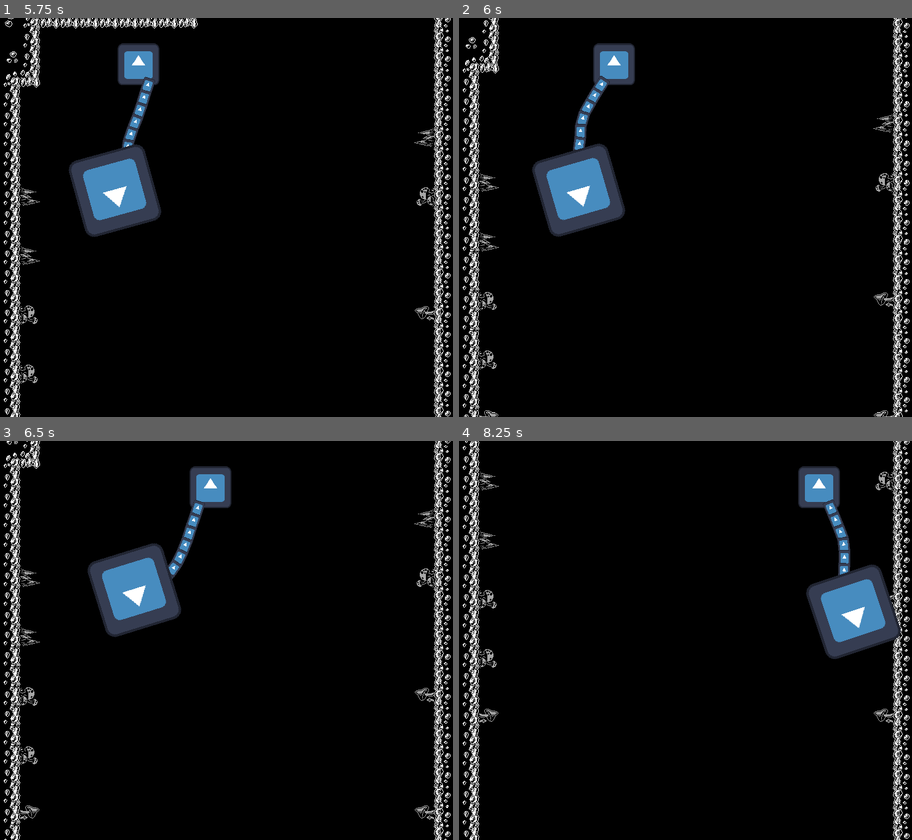
Above: before the commit, frames 1-4 (two rows, left to right).
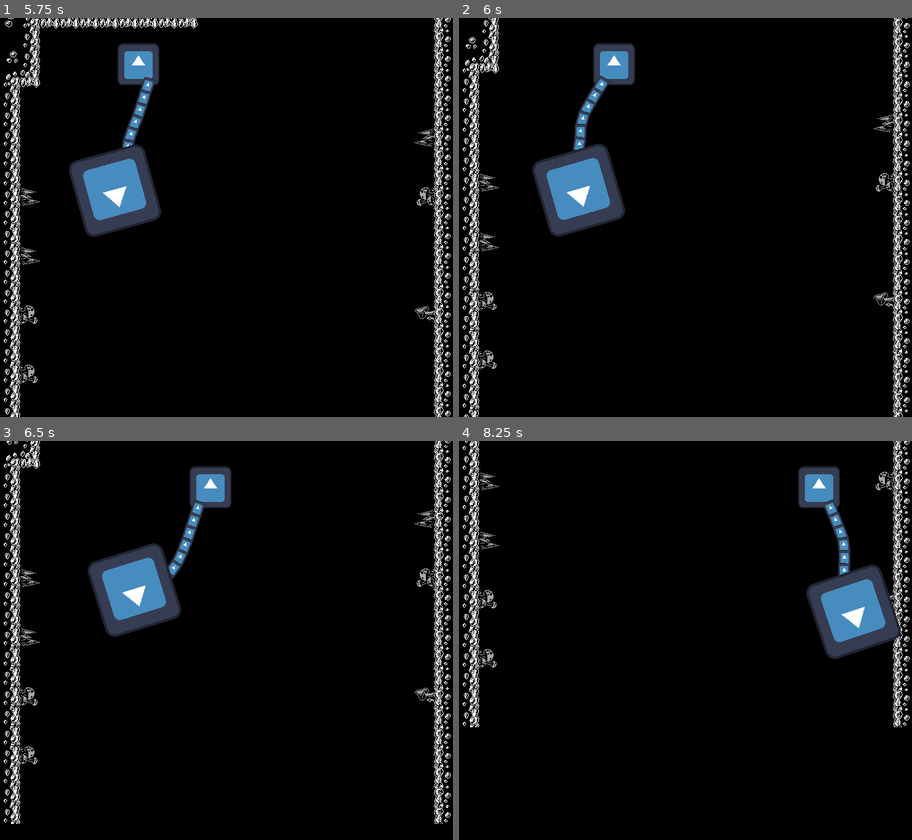
Above: after the commit, the same moments.

Repository: panorb/ludum-dare-57
Game: Godot game, scene res://world.tscn
The game is run twice, just before and just after one commit, with the same random seed, the same clock (stepped at 60 frames per second) and the same inputs. The engine's default icon, where the game draws it, is replaced by a stand-in: a white triangle on a blue panel in a dark square.
Inputs:
- Up to frame 1 (5.75 s): hold Right (ui_right) 0.53-1.28 s; hold Left (ui_left) 1.28-2.03 s; hold Right (ui_right) 2.03-3.53 s; hold Left (ui_left) from 3.53 s (still down)
- Up to frame 2 (6 s): release Left (ui_left) at 5.78 s; hold Right (ui_right) from 5.78 s (still down)
- Up to frame 3 (6.5 s): keep holding Right (ui_right)
- Up to frame 4 (8.25 s): release Right (ui_right) at 8.03 s; hold Left (ui_left) from 8.03 s (still down)

Frame 1 is identical in both runs. In frame 2, less than 0.1% of the frame differs, in the area x 4-96%, y 98-100%; in frame 3, 0.2%; in frame 4, 0.8%, in the area x 0-100%, y 67-100%.

Commit message:
Rename died event

Diff:
--- a/godot/bucket/robot.gd
+++ b/godot/bucket/robot.gd
@@ -4,7 +4,7 @@
 @onready var rope_ancer : Node2D = %RopeAncer;
 
 signal collided
-signal die
+signal died
 
 var rope_ancer_position: Vector2:
 	get: return rope_ancer.global_position
@@ -29,4 +29,4 @@
 
 		# If collision force came from buttom then die
 		if collision_normal == Vector2.UP:
-			die.emit()
+			died.emit()
--- a/godot/game/game.gd
+++ b/godot/game/game.gd
@@ -18,10 +18,7 @@
 		func (collision): print('collided')
 	);
 
-	robot.die.connect(
-		func (): game_over.emit()
-	)
-
+	robot.died.connect(func (): game_over.emit())
 
 func _physics_process(delta: float) -> void:
 	camera.global_position.y = robot.global_position.y
